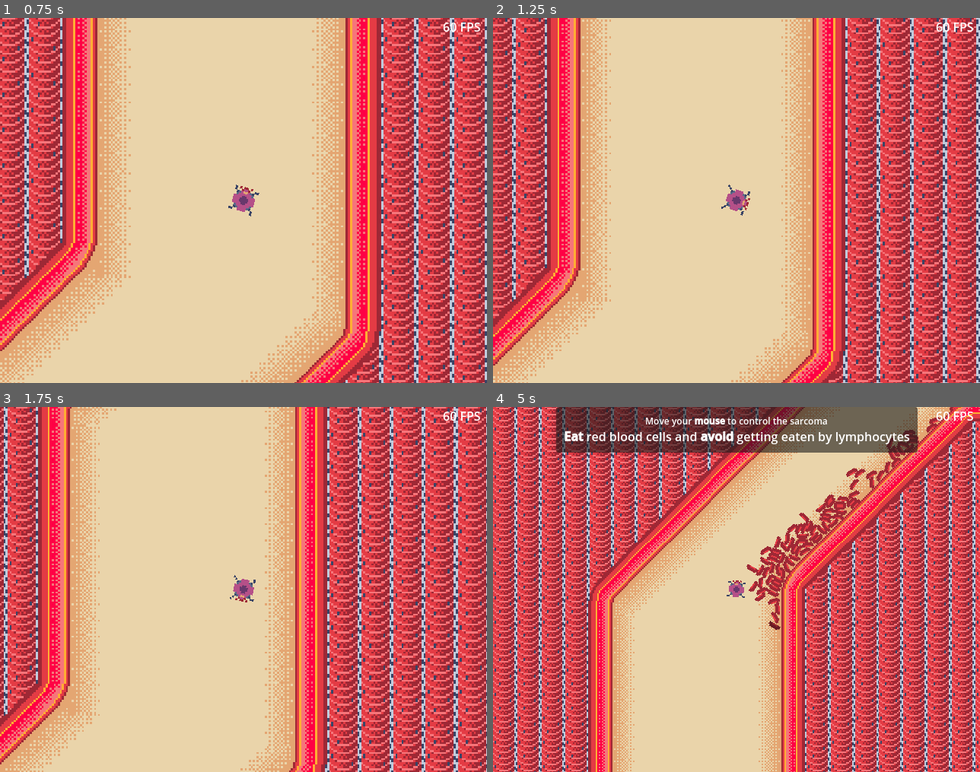
Above: before the commit, frames 1-4 (two rows, left to right).
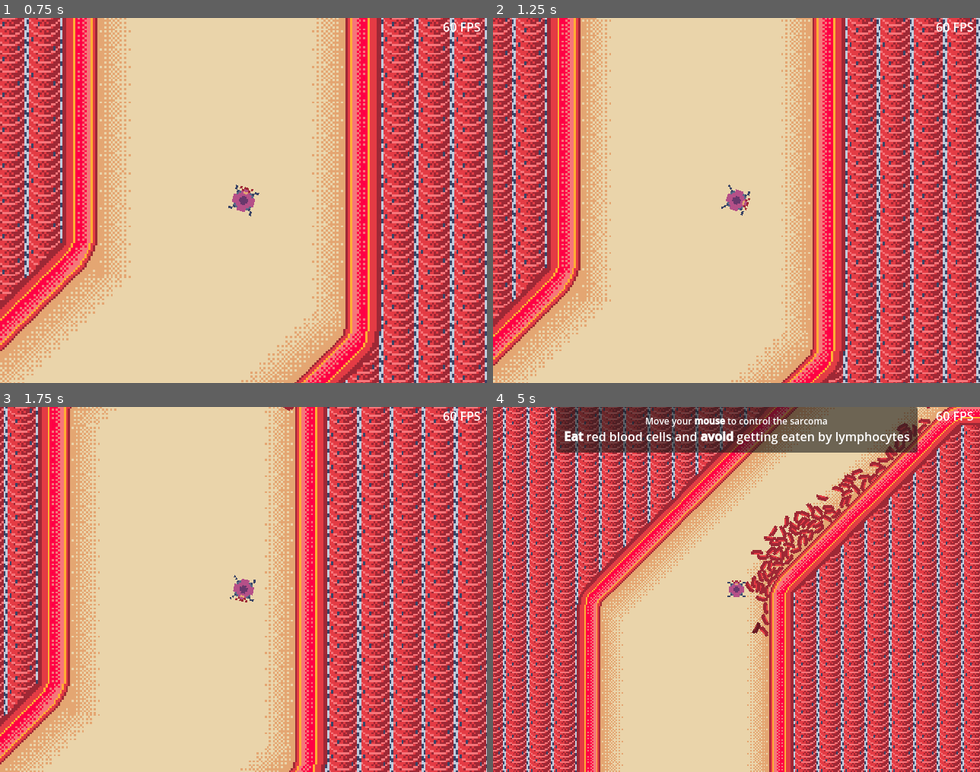
Above: after the commit, the same moments.

Repository: BertrandBordage/Bloody-Sarcoma
Game: Godot game, scene res://level_0.tscn
Same seed, same stepped clock (60 frames per second), same inputs: the game is played once before the commit and once after it.
Inputs (mouse positions are in pixels of both pictures, inside the frame that each line leads up to):
- Up to frame 1 (0.75 s): move the mouse to (350, 182) at 0.52 s; click (350, 182) at 0.67 s
- Up to frame 2 (1.25 s): no input
- Up to frame 3 (1.75 s): drag from (146, 607) to (258, 593) at 1.27 s
- Up to frame 4 (5 s): move the mouse to (785, 509) at 2.02 s; click (785, 509) at 2.17 s; drag from (712, 662) to (590, 534) at 2.77 s; move the mouse to (882, 644) at 3.52 s; click (882, 644) at 3.67 s; drag from (590, 534) to (663, 498) at 4.27 s

Frame 1 is identical in both runs. In frame 2, 0.5% of the frame differs, in the area x 0-100%, y 0-100%; in frame 3, 2.5%; in frame 4, 65%.

Commit message:
Improves the paths shapes.

Diff:
--- a/blood_vessel.tscn
+++ b/blood_vessel.tscn
@@ -12,7 +12,7 @@
 
 [sub_resource type="Curve2D" id="Curve2D_eceop"]
 _data = {
-"points": PackedVector2Array(22.8775, -75.6482, -22.8775, 75 …(163 unchanged characters)…  -6.17235, -157.111, 6.17235, 368, 264, 78.2223, -88.2206, -78.2223, 88.2206, 16, 264, -64.6951, -55.8731, 64.6951, 55.8731, -40, 640, -107.041, 1.17627, 107.041, -1.17627, 328, 648, -123.509, 70.5765, 123.509, -70.5765, 960, 664, -27.0543, 100.571, 27.0543, -100.571, 1408, 240, 102.336, 32.9357, -102.336, -32.9357, 1400, -256, 92.3376, -60.5782, -92.3376, 60.5782, 1176, -264, 2.35255, -31.1713, -2.35255, 31.1713, 1024, -120, 4.63993, -22.0363, -4.63993, 22.0363, 1016, 0)
+"points": PackedVector2Array(22.8775, -75.6482, -22.8775, 75 …(163 unchanged characters)…  -6.17235, -157.111, 6.17235, 368, 264, 48.4597, -106.694, -48.4597, 106.694, -33, 306, -64.6951, -55.8731, 64.6951, 55.8731, -36, 632, -107.041, 1.17627, 107.041, -1.17627, 328, 648, -85.0098, 66.9445, 85.0098, -66.9445, 1001, 624, -34.3183, 100.571, 34.3183, -100.571, 1408, 204, 48.5823, 16.9549, -48.5823, -16.9549, 1401, -258, 92.3376, -60.5782, -92.3376, 60.5782, 1150, -240, 10.343, -32.6241, -10.343, 32.6241, 1032, -109, 4.63993, -22.0363, -4.63993, 22.0363, 1016, 0)
 }
 point_count = 14
 
